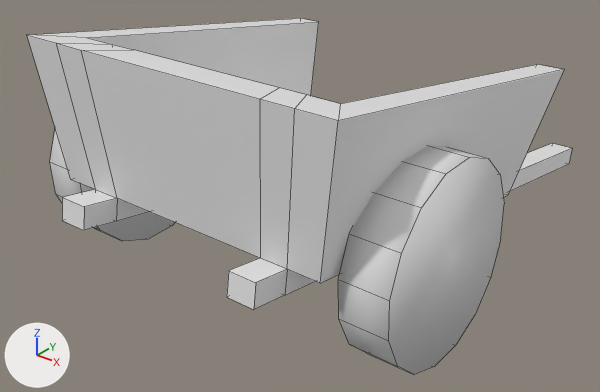
The FBX model Assets/3D/Carette.fbx, before and after one commit.
Both versions are drawn from a 50 mm camera at (1.288, -1.423, 1.202) aimed at (-0.091, 0.301, 0.133). The lights are fixed; the arrows at lower left show +X, +Y and +Z. Mesh edges are drawn as thin lines. Where no turn or scale is listed for an object, it has been applied to the vertices.

In view in the first picture: 'Cart', 'LeftWheel', 'RightWheel'.
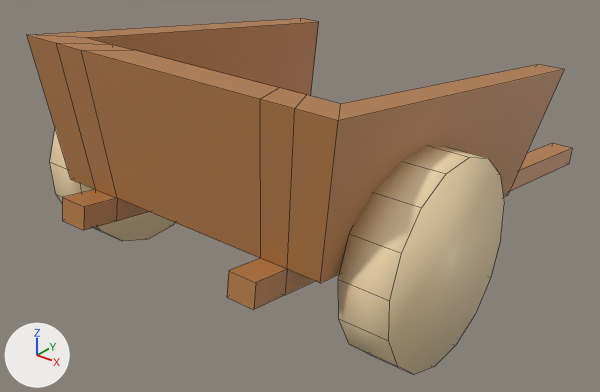
Location of each change, [x1, y1, x2, y2] in pixels of the pictures (600 x 392 px):
'Cart', recoloured: [27, 18, 572, 309] in both
'RightWheel', recoloured (grey to beige): [338, 146, 504, 374] in both
'LeftWheel', recoloured (grey to beige): [50, 129, 175, 241] in both

Diff of the bpy script that builds the scene:
```diff
--- a/Assets/3D/Carette.fbx.py
+++ b/Assets/3D/Carette.fbx.py
@@ mat_material_001 @@
+mat_material_001 = principled_material('Material.001')
+mat_material_001.base_color = (1.0, 0.773, 0.469)  # beige #ffe4b6
@@ mat_brown @@
+mat_brown = principled_material('Brown')
+mat_brown.base_color = (0.477, 0.207, 0.0645)  # orange #b87e48
@@ me_cart @@
 me_cart.from_pydata(...)  # 80 vertices, 80 faces; spans x -0.47..0.47, y -0.41..1.31, z -0.31..0.38
+me_cart.materials.append(mat_brown)  # orange #b87e48
@@ me_cylinder_001 @@
 me_cylinder_001.from_pydata(...)  # 32 vertices, 18 faces; spans x -0.064..0.064, y -0.252..0.252, z -0.252..0.252
+me_cylinder_001.materials.append(mat_material_001)  # beige #ffe4b6
@@ me_cylinder @@
 me_cylinder.from_pydata(...)  # 32 vertices, 18 faces; spans x -0.064..0.064, y -0.252..0.252, z -0.252..0.252
+me_cylinder.materials.append(mat_material_001)  # beige #ffe4b6
```
